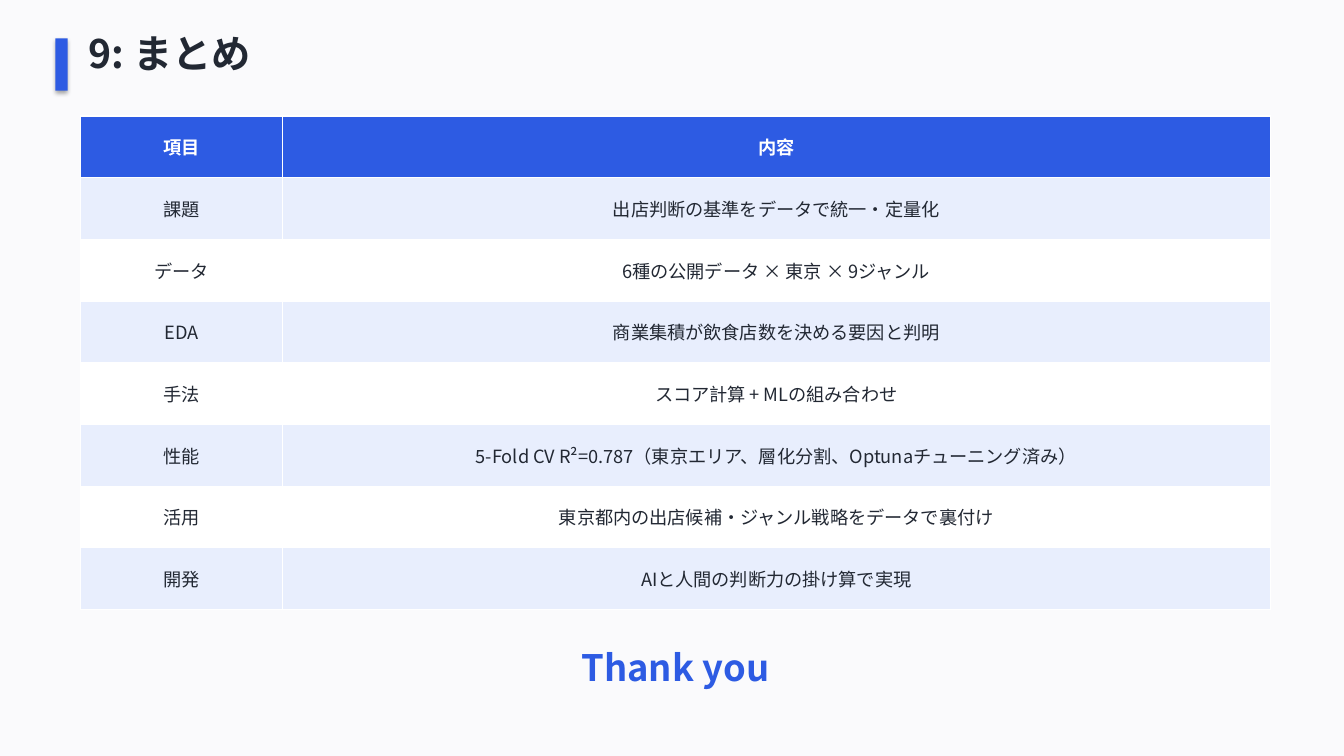
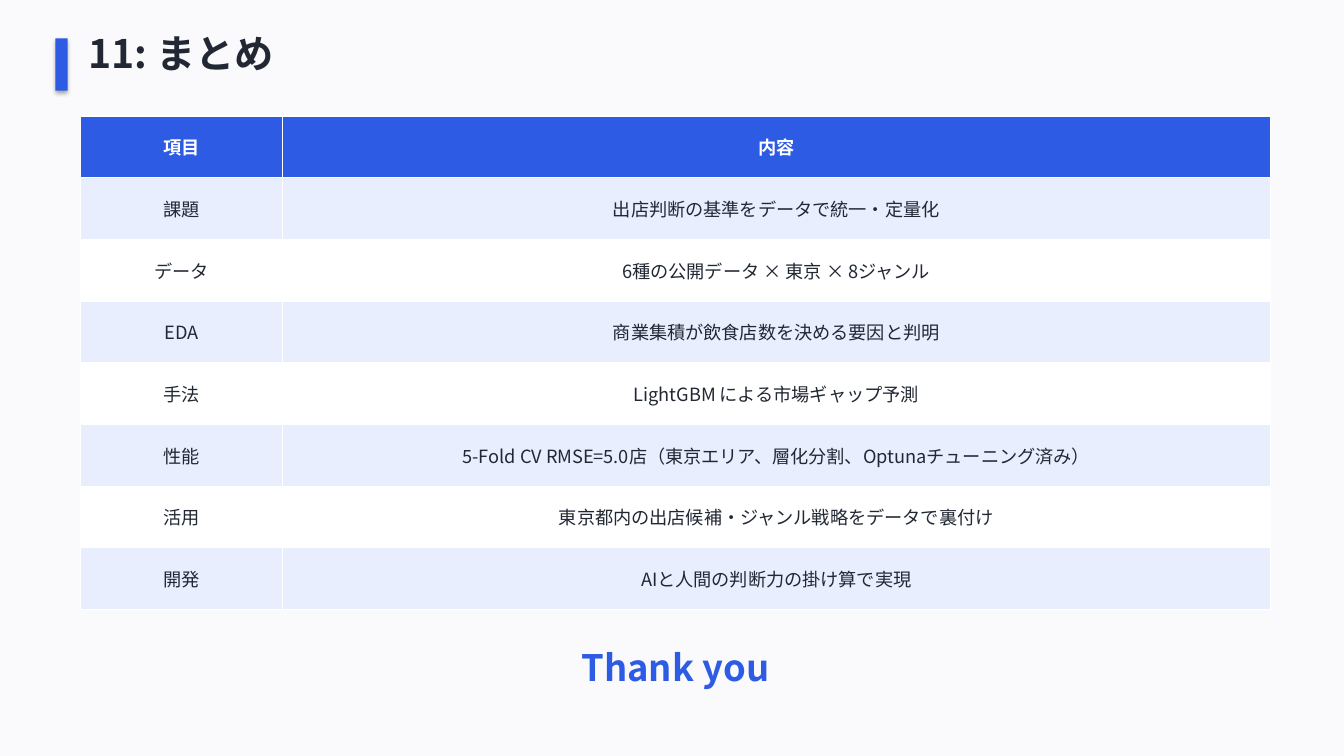
Before and after one commit to HisafumiTakahashi/market_gap_finder, a slide deck: slide 14 of docs/market_gap_finder_presentation.pptx (slide 15 before the commit). Drawn at 1344x756 pixels with LibreOffice and Linux fonts; fonts in the diff are those of the drawing. Boxes give left, top, right and bottom in pixels: in the first picture for what was removed or moved away, otherwise in the second. Text is boxed around its words. In the diff, an @@ line names an element or a change of style, - is before the commit and + after.

```diff
--- a/docs/market_gap_finder_presentation.pptx
+++ b/docs/market_gap_finder_presentation.pptx
@@ text at [88, 36, 273, 71]: text changed @@
-9: まとめ
+11: まとめ
@@ table at [81, 116, 1270, 610] @@
-row 3, column 2: 6種の公開データ × 東京 × 9ジャンル
+row 3, column 2: 6種の公開データ × 東京 × 8ジャンル
-row 5, column 2: スコア計算 + MLの組み合わせ
+row 5, column 2: LightGBM による市場ギャップ予測
-row 6, column 2: 5-Fold CV R²=0.787（東京エリア、層化分割、Optunaチューニング済み）
+row 6, column 2: 5-Fold CV RMSE=5.0店（東京エリア、層化分割、Optunaチューニング済み）
```
Also in this commit, not shown: 9 other slides changed, 1 slide added, 2 slides removed, 2 other files.
